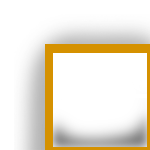
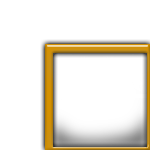
Two versions of the same layered image (150x150). Layer-by-layer changes:
renamed "Layer 3 copy" to "Layer 1 copy", opacity 37% → 100%, blend normal → luminosity, moved it above "Layer 1", painted on it over [14,18,150,150]
"Layer 1": blend normal → luminosity over [45,44,150,150]
